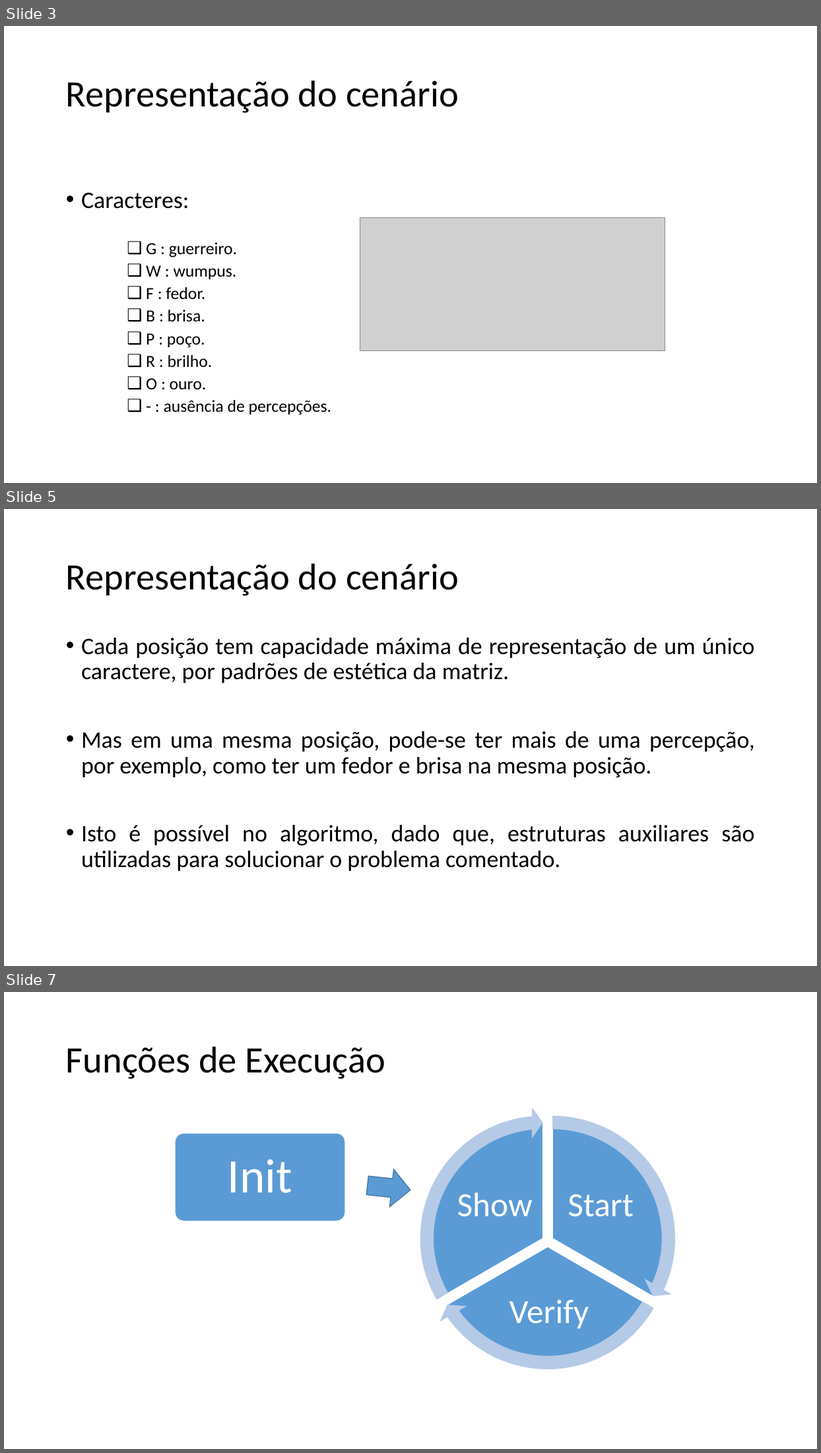
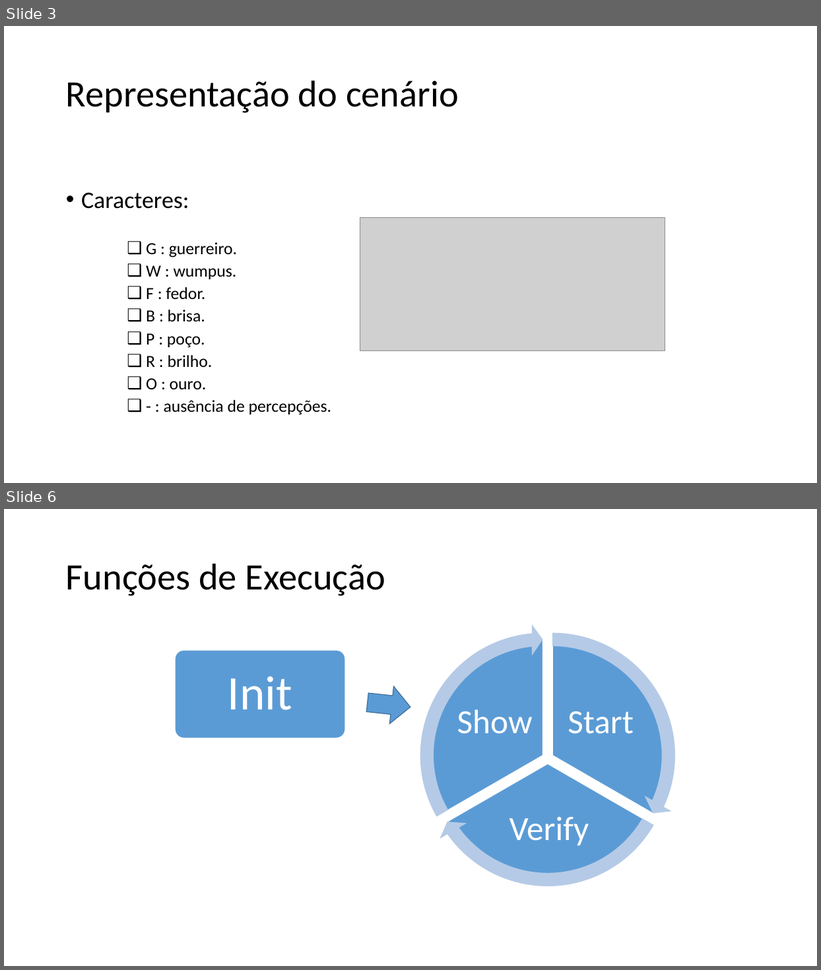
Before and after one commit to rodrigocarlos2/AgenteInteligente, a slide deck: Mundo do Wumpus.pptx. Shown one above the other, each under a label of ours: slides 3, 5 and 7 before the commit, slides 3 and 6 after it; the slides between them are not shown. The pictures are 821x1453 and 821x970 pixels, drawn with LibreOffice and Linux fonts; fonts in the diff are those of the drawing; grey boxes stand for pictures. Boxes give left, top, right and bottom in pixels: in the first picture for what was removed or moved away, otherwise in the second. Text is boxed around its words. In the diff, an @@ line names an element or a change of style, - is before the commit and + after.

```diff
--- a/Mundo do Wumpus.pptx
+++ b/Mundo do Wumpus.pptx
@@ slide 5 removed at (4,509,817,966), background #FFFFFF @@
@@ title removed at (66,563,459,596) @@
-Representação do cenário
@@ text removed at (81,638,755,871) @@
-• Cada posição tem capacidade máxima de representação de um único caractere, por padrões de estética da matriz.
-• Mas em uma mesma posição, pode-se ter mais de uma percepção, por exemplo, como ter um fedor e brisa na mesma posição.
-• Isto é possível no algoritmo, dado que, estruturas auxiliares são utilizadas para solucionar o problema comentado.
@@ what was slide 7 is now slide 6 @@
```
Also in this commit, not shown: 3 slides changed, 1 other file.
